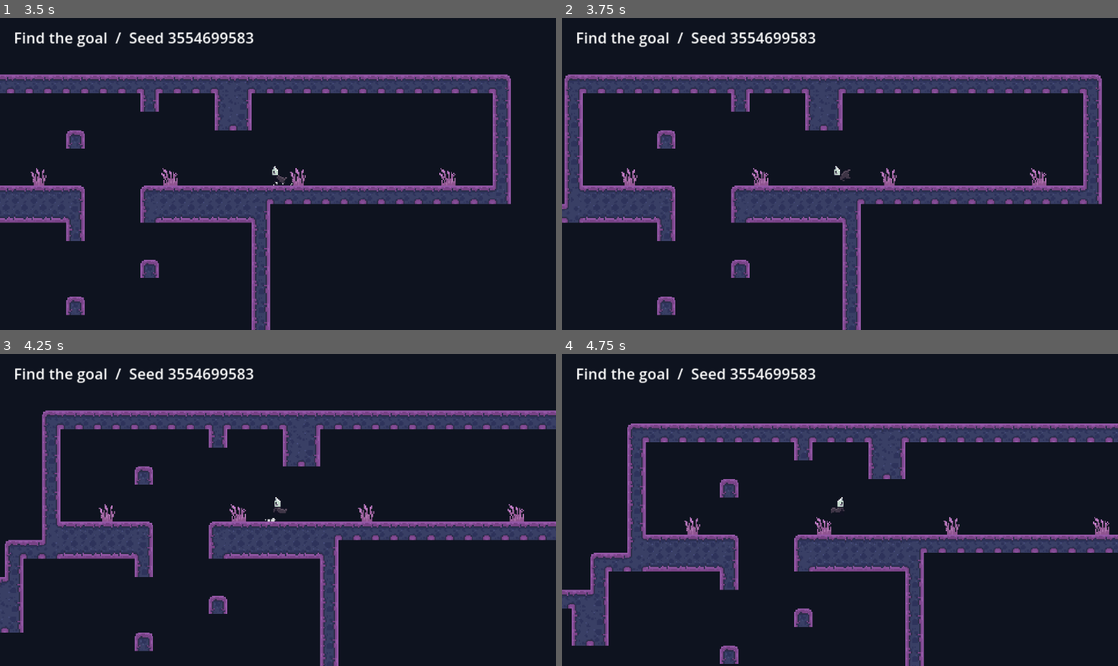
Above: before the commit, frames 1-4 (two rows, left to right).
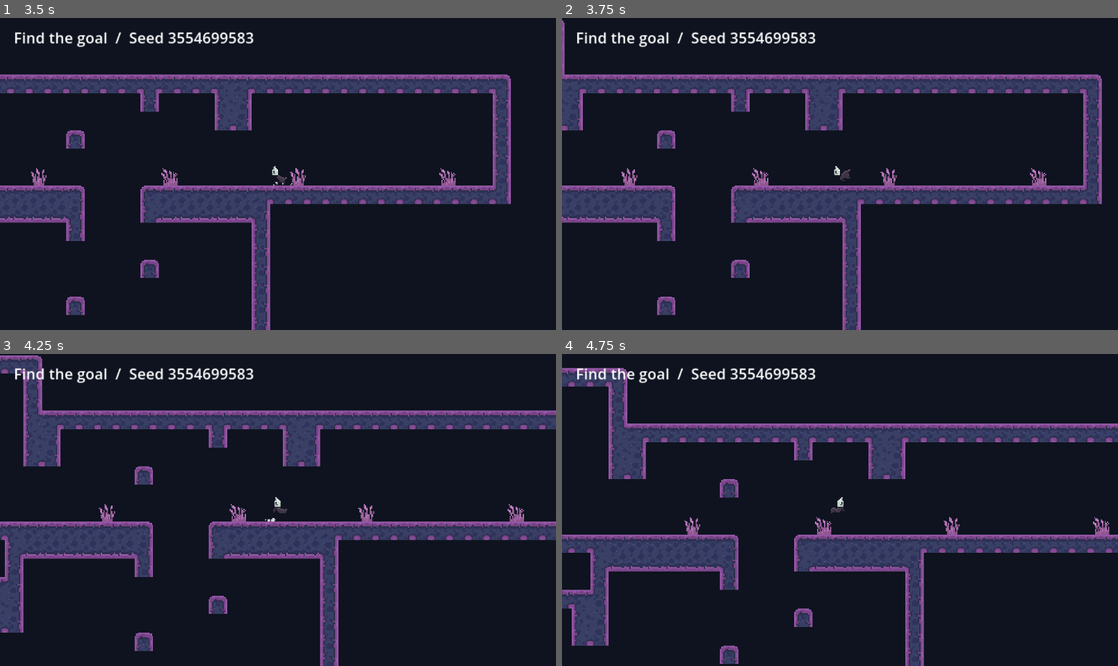
Above: after the commit, the same moments.

Repository: wonsgaddy/relicmink
Game: Godot game, scene res://main.tscn
Same seed, same stepped clock (60 frames per second), same inputs: the game is played once before the commit and once after it.
Inputs:
- Up to frame 1 (3.5 s): tap Enter at 0.5 s; hold D (move_right) 0.53-2.03 s; tap Shift (dash) at 0.6, 2.1 s; tap Space (jump) at 0.77, 1.52, 3.02 s; tap H (test_hit) at 1.35, 2.85 s; hold A (move_left) from 2.03 s (still down)
- Up to frame 2 (3.75 s): keep holding A (move_left); tap Shift (dash) at 3.6 s
- Up to frame 3 (4.25 s): keep holding A (move_left); tap Space (jump) at 3.77 s
- Up to frame 4 (4.75 s): release A (move_left) at 4.28 s; hold D (move_right) from 4.28 s (still down); tap H (test_hit) at 4.35 s; tap Space (jump) at 4.52 s

Frame 1 is identical in both runs. In frame 2, 1.0% of the frame differs, in the area x 0-4%, y 0-66%; in frame 3, 2.9%; in frame 4, 3.3%, in the area x 0-16%, y 4-70%.

Commit message:
Unify corridors and connect doors of different sizes

Diff:
--- a/maps/prefabs.tres
+++ b/maps/prefabs.tres
@@ -5,30 +5,79 @@
 [resource]
 script = ExtResource("1_vb8pc")
 prefabs = Array[Dictionary]([{
+"decoration": PackedInt32Array(3, 8, 1, 0, 0),
+"exits": Array[Dictionary]([{
+"align": "end",
+"anchor": Vector2i(0, 1),
+"decoration": PackedInt32Array(),
+"direction": Vector2i(-1, 0),
+"span": 8,
+"tangent": Vector2i(0, 1),
+"terrain": PackedInt32Array(0, 1, -1, 0, 0, 0, 2, -1, 0, 0, 0, 3, -1, 0, 0, 0, 4, -1, 0, 0, 0, 5, -1, 0, 0, 0, 6, -1, 0, 0, 0, 7, -1, 0, 0, 0, 8, -1, 0, 0)
+}, {
+"align": "center",
+"anchor": Vector2i(12, 6),
+"decoration": PackedInt32Array(),
+"direction": Vector2i(1, 0),
+"span": 3,
+"tangent": Vector2i(0, 1),
+"terrain": PackedInt32Array(12, 6, -1, 0, 0, 12, 7, -1, 0, 0, 12, 8, -1, 0, 0)
+}, {
+"align": "center",
+"anchor": Vector2i(5, 0),
+"decoration": PackedInt32Array(),
+"direction": Vector2i(0, -1),
+"span": 3,
+"tangent": Vector2i(1, 0),
+"terrain": PackedInt32Array(5, 0, -1, 0, 0, 6, 0, -1, 0, 0, 7, 0, -1, 0, 0)
+}, {
+"align": "center",
+"anchor": Vector2i(5, 9),
+"decoration": PackedInt32Array(),
+"direction": Vector2i(0, 1),
+"span": 3,
+"tangent": Vector2i(1, 0),
+"terrain": PackedInt32Array(5, 9, -1, 0, 0, 6, 9, -1, 0, 0, 7, 9, -1, 0, 0)
+}]),
+"id": "crossing",
+"kind": "corridor",
+"role": "normal",
+"size": Vector2i(13, 10),
+"spawn": Vector2i(-1, -1),
+"terrain": PackedInt32Array(0, 0, -1, 0, 0, 1, 0, -1, 0, 0, 2, 0, -1, 0, 0, 3, 0, -1, 0, 0, 4, 0, -1, 0, 0, 8, 0, -1, 0, 0, 9, 0, -1, 0, 0, 10, 0, -1, 0, 0, 11, 0, -1, 0, 0, 12, 0, -1, 0, 0, 12, 1, -1, 0, 0, 5, 2, -1, 0, 0, 12, 2, -1, 0, 0, 12, 3, -1, 0, 0, 7, 4, -1, 0, 0, 12, 4, -1, 0, 0, 12, 5, -1, 0, 0, 5, 6, -1, 0, 0, 0, 9, -1, 0, 0, 1, 9, -1, 0, 0, 2, 9, -1, 0, 0, 3, 9, -1, 0, 0, 4, 9, -1, 0, 0, 8, 9, -1, 0, 0, 9, 9, -1, 0, 0, 10, 9, -1, 0, 0, 11, 9, -1, 0, 0, 12, 9, -1, 0, 0)
+}, {
 "decoration": PackedInt32Array(3, 6, 1, 0, 0, 9, 6, 1, 1, 0),
 "exits": Array[Dictionary]([{
+"align": "center",
 "anchor": Vector2i(0, 4),
 "decoration": PackedInt32Array(1, 6, 1, 0, 0),
 "direction": Vector2i(-1, 0),
 "span": 3,
+"tangent": Vector2i(0, 1),
 "terrain": PackedInt32Array(0, 4, -1, 0, 0, 0, 5, -1, 0, 0, 0, 6, -1, 0, 0)
 }, {
+"align": "center",
 "anchor": Vector2i(12, 4),
 "decoration": PackedInt32Array(),
 "direction": Vector2i(1, 0),
 "span": 3,
+"tangent": Vector2i(0, 1),
 "terrain": PackedInt32Array(12, 4, -1, 0, 0, 12, 5, -1, 0, 0, 12, 6, -1, 0, 0)
 }, {
+"align": "center",
 "anchor": Vector2i(5, 0),
 "decoration": PackedInt32Array(),
 "direction": Vector2i(0, -1),
 "span": 3,
+"tangent": Vector2i(1, 0),
 "terrain": PackedInt32Array(5, 0, -1, 0, 0, 6, 0, -1, 0, 0, 7, 0, -1, 0, 0)
 }, {
+"align": "center",
 "anchor": Vector2i(5, 7),
 "decoration": PackedInt32Array(),
 "direction": Vector2i(0, 1),
 "span": 3,
+"tangent": Vector2i(1, 0),
 "terrain": PackedInt32Array(5, 7, -1, 0, 0, 6, 7, -1, 0, 0, 7, 7, -1, 0, 0)
 }]),
 "id": "goal_bower",
@@ -40,28 +89,36 @@
 }, {
 "decoration": PackedInt32Array(3, 7, 1, 0, 0, 13, 7, 1, 1, 0),
 "exits": Array[Dictionary]([{
+"align": "center",
 "anchor": Vector2i(0, 5),
 "decoration": PackedInt32Array(),
 "direction": Vector2i(-1, 0),
 "span": 3,
+"tangent": Vector2i(0, 1),
 "terrain": PackedInt32Array(0, 5, -1, 0, 0, 0, 6, -1, 0, 0, 0, 7, -1, 0, 0)
 }, {
+"align": "center",
 "anchor": Vector2i(16, 5),
 "decoration": PackedInt32Array(),
 "direction": Vector2i(1, 0),
 "span": 3,
+"tangent": Vector2i(0, 1),
 "terrain": PackedInt32Array(16, 5, -1, 0, 0, 16, 6, -1, 0, 0, 16, 7, -1, 0, 0)
 }, {
+"align": "center",
 "anchor": Vector2i(7, 0),
 "decoration": PackedInt32Array(),
 "direction": Vector2i(0, -1),
 "span": 3,
+"tangent": Vector2i(1, 0),
 "terrain": PackedInt32Array(7, 0, -1, 0, 0, 8, 0, -1, 0, 0, 9, 0, -1, 0, 0)
 }, {
+"align": "center",
 "anchor": Vector2i(7, 8),
 "decoration": PackedInt32Array(),
 "direction": Vector2i(0, 1),
 "span": 3,
+"tangent": Vector2i(1, 0),
 "terrain": PackedInt32Array(7, 8, -1, 0, 0, 8, 8, -1, 0, 0, 9, 8, -1, 0, 0)
 }]),
 "id": "goal_hollow",
@@ -73,28 +130,36 @@
 }, {
 "decoration": PackedInt32Array(3, 5, 1, 0, 0, 10, 5, 1, 1, 0),
 "exits": Array[Dictionary]([{
+"align": "center",
 "anchor": Vector2i(0, 3),
 "decoration": PackedInt32Array(),
 "direction": Vector2i(-1, 0),
 "span": 3,
+"tangent": Vector2i(0, 1),
 "terrain": PackedInt32Array(0, 3, -1, 0, 0, 0, 4, -1, 0, 0, 0, 5, -1, 0, 0)
 }, {
+"align": "center",
 "anchor": Vector2i(13, 3),
 "decoration": PackedInt32Array(),
 "direction": Vector2i(1, 0),
 "span": 3,
+"tangent": Vector2i(0, 1),
 "terrain": PackedInt32Array(13, 3, -1, 0, 0, 13, 4, -1, 0, 0, 13, 5, -1, 0, 0)
 }, {
+"align": "center",
 "anchor": Vector2i(6, 0),
 "decoration": PackedInt32Array(),
 "direction": Vector2i(0, -1),
 "span": 3,
+"tangent": Vector2i(1, 0),
 "terrain": PackedInt32Array(6, 0, -1, 0, 0, 7, 0, -1, 0, 0, 8, 0, -1, 0, 0)
 }, {
+"align": "center",
 "anchor": Vector2i(6, 6),
 "decoration": PackedInt32Array(),
 "direction": Vector2i(0, 1),
 "span": 3,
+"tangent": Vector2i(1, 0),
 "terrain": PackedInt32Array(6, 6, -1, 0, 0, 7, 6, -1, 0, 0, 8, 6, -1, 0, 0)
 }]),
 "id": "grove",
@@ -106,16 +171,20 @@
 }, {
 "decoration": PackedInt32Array(),
 "exits": Array[Dictionary]([{
+"align": "center",
 "anchor": Vector2i(0, 1),
 "decoration": PackedInt32Array(),
 "direction": Vector2i(-1, 0),
 "span": 3,
+"tangent": Vector2i(0, 1),
 "terrain": PackedInt32Array(0, 1, -1, 0, 0, 0, 2, -1, 0, 0, 0, 3, -1, 0, 0)
 }, {
+"align": "center",
 "anchor": Vector2i(3, 1),
 "decoration": PackedInt32Array(),
 "direction": Vector2i(1, 0),
 "span": 3,
+"tangent": Vector2i(0, 1),
 "terrain": PackedInt32Array(3, 1, -1, 0, 0, 3, 2, -1, 0, 0, 3, 3, -1, 0, 0)
 }]),
 "id": "hall_short",
@@ -127,16 +196,20 @@
 }, {
 "decoration": PackedInt32Array(3, 4, 1, 0, 0),
 "exits": Array[Dictionary]([{
+"align": "center",
 "anchor": Vector2i(0, 2),
 "decoration": PackedInt32Array(),
 "direction": Vector2i(-1, 0),
 "span": 3,
+"tangent": Vector2i(0, 1),
 "terrain": PackedInt32Array(0, 2, -1, 0, 0, 0, 3, -1, 0, 0, 0, 4, -1, 0, 0)
 }, {
+"align": "center",
 "anchor": Vector2i(6, 2),
 "decoration": PackedInt32Array(),
 "direction": Vector2i(1, 0),
 "span": 3,
+"tangent": Vector2i(0, 1),
 "terrain": PackedInt32Array(6, 2, -1, 0, 0, 6, 3, -1, 0, 0, 6, 4, -1, 0, 0)
 }]),
 "id": "hall_wide",
@@ -148,28 +221,36 @@
 }, {
 "decoration": PackedInt32Array(3, 7, 1, 0, 0, 14, 7, 1, 1, 0),
 "exits": Array[Dictionary]([{
+"align": "center",
 "anchor": Vector2i(0, 5),
 "decoration": PackedInt32Array(),
 "direction": Vector2i(-1, 0),
 "span": 3,
+"tangent": Vector2i(0, 1),
 "terrain": PackedInt32Array(0, 5, -1, 0, 0, 0, 6, -1, 0, 0, 0, 7, -1, 0, 0)
 }, {
+"align": "center",
 "anchor": Vector2i(17, 5),
 "decoration": PackedInt32Array(),
 "direction": Vector2i(1, 0),
 "span": 3,
+"tangent": Vector2i(0, 1),
 "terrain": PackedInt32Array(17, 5, -1, 0, 0, 17, 6, -1, 0, 0, 17, 7, -1, 0, 0)
 }, {
+"align": "center",
 "anchor": Vector2i(8, 0),
 "decoration": PackedInt32Array(),
 "direction": Vector2i(0, -1),
 "span": 3,
+"tangent": Vector2i(1, 0),
 "terrain": PackedInt32Array(8, 0, -1, 0, 0, 9, 0, -1, 0, 0, 10, 0, -1, 0, 0)
 }, {
+"align": "center",
 "anchor": Vector2i(8, 8),
 "decoration": PackedInt32Array(),
 "direction": Vector2i(0, 1),
 "span": 3,
+"tangent": Vector2i(1, 0),
 "terrain": PackedInt32Array(8, 8, -1, 0, 0, 9, 8, -1, 0, 0, 10, 8, -1, 0, 0)
 }]),
 "id": "hollow",
@@ -181,20 +262,24 @@
 }, {
 "decoration": PackedInt32Array(),
 "exits": Array[Dictionary]([{
+"align": "center",
 "anchor": Vector2i(2, 0),
 "decoration": PackedInt32Array(),
 "direction": Vector2i(0, -1),
 "span": 3,
+"tangent": Vector2i(1, 0),
 "terrain": PackedInt32Array(2, 0, -1, 0, 0, 3, 0, -1, 0, 0, 4, 0, -1, 0, 0)
 }, {
+"align": "center",
 "anchor": Vector2i(2, 3),
 "decoration": PackedInt32Array(),
 "direction": Vector2i(0, 1),
 "span": 3,
+"tangent": Vector2i(1, 0),
 "terrain": PackedInt32Array(2, 3, -1, 0, 0, 3, 3, -1, 0, 0, 4, 3, -1, 0, 0)
 }]),
 "id": "shaft_short",
-"kind": "shaft",
+"kind": "corridor",
 "role": "normal",
 "size": Vector2i(7, 4),
 "spawn": Vector2i(-1, -1),
@@ -202,20 +287,24 @@
 }, {
 "decoration": PackedInt32Array(),
 "exits": Array[Dictionary]([{
+"align": "center",
 "anchor": Vector2i(2, 0),
 "decoration": PackedInt32Array(),
 "direction": Vector2i(0, -1),
 "span": 3,
+"tangent": Vector2i(1, 0),
 "terrain": PackedInt32Array(2, 0, -1, 0, 0, 3, 0, -1, 0, 0, 4, 0, -1, 0, 0)
 }, {
+"align": "center",
 "anchor": Vector2i(2, 5),
 "decoration": PackedInt32Array(),
 "direction": Vector2i(0, 1),
 "span": 3,
+"tangent": Vector2i(1, 0),
 "terrain": PackedInt32Array(2, 5, -1, 0, 0, 3, 5, -1, 0, 0, 4, 5, -1, 0, 0)
 }]),
 "id": "shaft_stepped",
-"kind": "shaft",
+"kind": "corridor",
 "role": "normal",
 "size": Vector2i(7, 6),
 "spawn": Vector2i(-1, -1),
@@ -223,22 +312,28 @@
 }, {
 "decoration": PackedInt32Array(3, 6, 1, 0, 0, 15, 6, 1, 1, 0),
 "exits": Array[Dictionary]([{
+"align": "center",
 "anchor": Vector2i(0, 4),
 "decoration": PackedInt32Array(),
 "direction": Vector2i(-1, 0),
 "span": 3,
+"tangent": Vector2i(0, 1),
 "terrain": PackedInt32Array(0, 4, -1, 0, 0, 0, 5, -1, 0, 0, 0, 6, -1, 0, 0)
 }, {
+"align": "center",
 "anchor": Vector2i(18, 4),
 "decoration": PackedInt32Array(),
 "direction": Vector2i(1, 0),
 "span": 3,
+"tangent": Vector2i(0, 1),
 "terrain": PackedInt32Array(18, 4, -1, 0, 0, 18, 5, -1, 0, 0, 18, 6, -1, 0, 0)
 }, {
+"align": "center",
 "anchor": Vector2i(8, 0),
 "decoration": PackedInt32Array(),
 "direction": Vector2i(0, -1),
 "span": 3,
+"tangent": Vector2i(1, 0),
 "terrain": PackedInt32Array(8, 0, -1, 0, 0, 9, 0, -1, 0, 0, 10, 0, -1, 0, 0)
 }]),
 "id": "start_clearing",
@@ -250,16 +345,20 @@
 }, {
 "decoration": PackedInt32Array(3, 5, 1, 0, 0, 11, 5, 1, 1, 0),
 "exits": Array[Dictionary]([{
+"align": "center",
 "anchor": Vector2i(0, 3),
 "decoration": PackedInt32Array(),
 "direction": Vector2i(-1, 0),
 "span": 3,
+"tangent": Vector2i(0, 1),
 "terrain": PackedInt32Array(0, 3, -1, 0, 0, 0, 4, -1, 0, 0, 0, 5, -1, 0, 0)
 }, {
+"align": "center",
 "anchor": Vector2i(14, 3),
 "decoration": PackedInt32Array(),
 "direction": Vector2i(1, 0),
 "span": 3,
+"tangent": Vector2i(0, 1),
 "terrain": PackedInt32Array(14, 3, -1, 0, 0, 14, 4, -1, 0, 0, 14, 5, -1, 0, 0)
 }]),
 "id": "start_grove",
@@ -271,28 +370,36 @@
 }, {
 "decoration": PackedInt32Array(3, 6, 1, 0, 0, 7, 6, 1, 1, 0),
 "exits": Array[Dictionary]([{
+"align": "center",
 "anchor": Vector2i(0, 4),
 "decoration": PackedInt32Array(),
 "direction": Vector2i(-1, 0),
 "span": 3,
+"tangent": Vector2i(0, 1),
 "terrain": PackedInt32Array(0, 4, -1, 0, 0, 0, 5, -1, 0, 0, 0, 6, -1, 0, 0)
 }, {
+"align": "center",
 "anchor": Vector2i(10, 4),
 "decoration": PackedInt32Array(),
 "direction": Vector2i(1, 0),
 "span": 3,
+"tangent": Vector2i(0, 1),
 "terrain": PackedInt32Array(10, 4, -1, 0, 0, 10, 5, -1, 0, 0, 10, 6, -1, 0, 0)
 }, {
+"align": "center",
 "anchor": Vector2i(4, 0),
 "decoration": PackedInt32Array(),
 "direction": Vector2i(0, -1),
 "span": 3,
+"tangent": Vector2i(1, 0),
 "terrain": PackedInt32Array(4, 0, -1, 0, 0, 5, 0, -1, 0, 0, 6, 0, -1, 0, 0)
 }, {
+"align": "center",
 "anchor": Vector2i(4, 7),
 "decoration": PackedInt32Array(),
 "direction": Vector2i(0, 1),
 "span": 3,
+"tangent": Vector2i(1, 0),
 "terrain": PackedInt32Array(4, 7, -1, 0, 0, 5, 7, -1, 0, 0, 6, 7, -1, 0, 0)
 }]),
 "id": "terrace",
--- /dev/null
+++ b/maps/prefabs/crossing.json
@@ -0,0 +1,73 @@
+{
+  "id": "crossing",
+  "kind": "corridor",
+  "size": [13, 10],
+  "terrain": [
+    [0, 0, "grass"],
+    [1, 0, "grass"],
+    [2, 0, "grass"],
+    [3, 0, "grass"],
+    [4, 0, "grass"],
+    [8, 0, "grass"],
+    [9, 0, "grass"],
+    [10, 0, "grass"],
+    [11, 0, "grass"],
+    [12, 0, "grass"],
+    [12, 1, "grass"],
+    [5, 2, "grass"],
+    [12, 2, "grass"],
+    [12, 3, "grass"],
+    [7, 4, "grass"],
+    [12, 4, "grass"],
+    [12, 5, "grass"],
+    [5, 6, "grass"],
+    [0, 9, "grass"],
+    [1, 9, "grass"],
+    [2, 9, "grass"],
+    [3, 9, "grass"],
+    [4, 9, "grass"],
+    [8, 9, "grass"],
+    [9, 9, "grass"],
+    [10, 9, "grass"],
+    [11, 9, "grass"],
+    [12, 9, "grass"]
+  ],
+  "decoration": [
+    [3, 8, "grass_deco.tuft"]
+  ],
+  "exits": [
+    {
+      "side": "left",
+      "offset": 1,
+      "span": 8,
+      "align": "end",
+      "cap": {
+        "terrain": "grass"
+      }
+    },
+    {
+      "side": "right",
+      "offset": 6,
+      "span": 3,
+      "cap": {
+        "terrain": "grass"
+      }
+    },
+    {
+      "side": "up",
+      "offset": 5,
+      "span": 3,
+      "cap": {
+        "terrain": "grass"
+      }
+    },
+    {
+      "side": "down",
+      "offset": 5,
+      "span": 3,
+      "cap": {
+        "terrain": "grass"
+      }
+    }
+  ]
+}
--- a/maps/prefabs/shaft_short.json
+++ b/maps/prefabs/shaft_short.json
@@ -1,6 +1,6 @@
 {
   "id": "shaft_short",
-  "kind": "shaft",
+  "kind": "corridor",
   "size": [7, 4],
   "terrain": [
     [0, 0, "grass"],
--- a/maps/prefabs/shaft_stepped.json
+++ b/maps/prefabs/shaft_stepped.json
@@ -1,6 +1,6 @@
 {
   "id": "shaft_stepped",
-  "kind": "shaft",
+  "kind": "corridor",
   "size": [7, 6],
   "terrain": [
     [0, 0, "grass"],
--- a/scripts/main.gd
+++ b/scripts/main.gd
@@ -37,10 +37,15 @@
 		_collect_tiles(terrain_cells, origin, prefab.terrain)
 		_place_decoration(origin, prefab.decoration)
 		for index in prefab.exits.size():
+			var door: Dictionary = prefab.exits[index]
 			if not placed.joined.has(index):
-				var cap: Dictionary = prefab.exits[index]
-				_collect_tiles(terrain_cells, origin, cap.terrain)
-				_place_decoration(origin, cap.decoration)
+				_collect_tiles(terrain_cells, origin, door.terrain)
+				_place_decoration(origin, door.decoration)
+			else:
+				var opening: Vector2i = placed.openings[index]
+				if opening.y < door.span:
+					var open_cells := Rect2i(door.anchor + door.tangent * opening.x, Vector2i.ONE + door.tangent * (opening.y - 1))
+					_collect_tiles(terrain_cells, origin, door.terrain, open_cells)
 
 	_apply_terrain(terrain_cells)
 
@@ -66,10 +71,12 @@
 		status.text = "Goal reached  /  Seed %d" % active_seed
 
 
-func _collect_tiles(cells: Dictionary[Vector2i, Vector3i], origin: Vector2i, tiles: PackedInt32Array) -> void:
+func _collect_tiles(cells: Dictionary[Vector2i, Vector3i], origin: Vector2i, tiles: PackedInt32Array, open_cells := Rect2i()) -> void:
 	for index in range(0, tiles.size(), 5):
-		var cell := origin + Vector2i(tiles[index], tiles[index + 1])
-		cells[cell] = Vector3i(tiles[index + 2], tiles[index + 3], tiles[index + 4])
+		var cell := Vector2i(tiles[index], tiles[index + 1])
+		if open_cells.has_point(cell):
+			continue
+		cells[origin + cell] = Vector3i(tiles[index + 2], tiles[index + 3], tiles[index + 4])
 
 
 func _place_decoration(origin: Vector2i, tiles: PackedInt32Array) -> void:
--- a/scripts/map_layout.gd
+++ b/scripts/map_layout.gd
@@ -5,7 +5,7 @@
 
 var _rng := RandomNumberGenerator.new()
 var _rooms: Dictionary = {"start": [], "normal": [], "goal": []}
-var _connectors: Dictionary = {"corridor": [], "shaft": []}
+var _corridors: Array[Dictionary] = []
 var placements: Array[Dictionary] = []
 var goal_index := -1
 
@@ -17,12 +17,12 @@
 		return false
 	_rng.seed = seed_value
 	_rooms = {"start": [], "normal": [], "goal": []}
-	_connectors = {"corridor": [], "shaft": []}
+	_corridors.clear()
 	for prefab in prefabs:
 		if prefab.kind == "room":
 			_rooms[prefab.role].append(prefab)
 		else:
-			_connectors[prefab.kind].append(prefab)
+			_corridors.append(prefab)
 	if _rooms.start.is_empty() or _rooms.normal.is_empty() or _rooms.goal.is_empty():
 		return false
 
@@ -52,9 +52,10 @@
 		tail = _extend([tail], role)
 		if tail == -1:
 			return false
-		if role == "normal":
-			branch_roots.append(tail)
 	goal_index = tail
+	for index in range(1, placements.size()):
+		if index != goal_index:
+			branch_roots.append(index)
 
 	for depth in branch_sizes:
 		var branch_tail := _extend(branch_roots, "normal")
@@ -84,7 +85,7 @@
 		if not direct.is_empty():
 			var room := placements.size()
 			placements.append(direct.placement)
-			_join(from, Vector2i(room, direct.exit))
+			_join(from, Vector2i(room, direct.exit), direct.opening)
 			return room
 		if not use_connector:
 			var connected := _via_connector(from, _rooms[role])
@@ -94,20 +95,25 @@
 
 
 func _via_connector(from: Vector2i, rooms: Array) -> int:
-	var direction: Vector2i = placements[from.x].prefab.exits[from.y].direction
-	var kind := "corridor" if direction.x != 0 else "shaft"
-	var options := _fits(from, _connectors[kind])
+	var options := _fits(from, _corridors)
 	while not options.is_empty():
 		var connector: Dictionary = options.pop_at(_rng.randi_range(0, options.size() - 1))
 		var connector_index := placements.size()
 		placements.append(connector.placement)
-		var far_end := Vector2i(connector_index, 1 - int(connector.exit))
-		var room := _choose_fit(far_end, rooms)
-		if not room.is_empty():
+		var exits: Array[int] = []
+		for index in connector.placement.prefab.exits.size():
+			if index != connector.exit:
+				exits.append(index)
+		while not exits.is_empty():
+			var index: int = exits.pop_at(_rng.randi_range(0, exits.size() - 1))
+			var far_end := Vector2i(connector_index, index)
+			var room := _choose_fit(far_end, rooms)
+			if room.is_empty():
+				continue
 			var room_index := placements.size()
 			placements.append(room.placement)
-			_join(from, Vector2i(connector_index, connector.exit))
-			_join(far_end, Vector2i(room_index, room.exit))
+			_join(from, Vector2i(connector_index, connector.exit), connector.opening)
+			_join(far_end, Vector2i(room_index, room.exit), room.opening)
 			return room_index
 		placements.pop_back()
 	return -1
@@ -128,9 +134,12 @@
 	for prefab in candidates:
 		for index in prefab.exits.size():
 			var entrance: Dictionary = prefab.exits[index]
-			if entrance.direction != -exit.direction or entrance.span != exit.span:
+			if entrance.direction != -exit.direction:
 				continue
-			var origin: Vector2i = entrance_cell - entrance.anchor
+			var span := mini(exit.span, entrance.span)
+			var start := _opening_start(exit, span)
+			var end := _opening_start(entrance, span)
+			var origin: Vector2i = entrance_cell - entrance.anchor + exit.tangent * (start - end)
 			var bounds := Rect2i(origin, prefab.size)
 			var overlaps := false
 			for placed in placements:
@@ -138,14 +147,31 @@
 					overlaps = true
 					break
 			if not overlaps:
-				fits.append({"placement": _placement(prefab, origin), "exit": index})
+				fits.append({
+					"placement": _placement(prefab, origin),
+					"exit": index,
+					"opening": Vector3i(start, end, span),
+				})
 	return fits
 
 
-func _placement(prefab: Dictionary, origin: Vector2i) -> Dictionary:
-	return {"prefab": prefab, "origin": origin, "joined": {}}
+func _opening_start(door: Dictionary, span: int) -> int:
+	var excess: int = door.span - span
+	match door.align:
+		"start":
+			return 0
+		"end":
+			return excess
+		_:
+			return floori(excess / 2.0)
 
 
-func _join(a: Vector2i, b: Vector2i) -> void:
+func _placement(prefab: Dictionary, origin: Vector2i) -> Dictionary:
+	return {"prefab": prefab, "origin": origin, "joined": {}, "openings": {}}
+
+
+func _join(a: Vector2i, b: Vector2i, opening: Vector3i) -> void:
 	placements[a.x].joined[a.y] = b
 	placements[b.x].joined[b.y] = a
+	placements[a.x].openings[a.y] = Vector2i(opening.x, opening.z)
+	placements[b.x].openings[b.y] = Vector2i(opening.y, opening.z)
--- a/tools/import_prefabs.gd
+++ b/tools/import_prefabs.gd
@@ -131,7 +131,7 @@
 	var kind: Variant = data.get("kind")
 	var role: Variant = data.get("role", "normal")
 	var size := _pair(data.get("size"))
-	if not id is String or id.is_empty() or kind not in ["room", "corridor", "shaft"] or size.x <= 0 or size.y <= 0:
+	if not id is String or id.is_empty() or kind not in ["room", "corridor"] or size.x <= 0 or size.y <= 0:
 		problem = "Set a unique id, a valid kind and a positive size [width, height]."
 		return {}
 	if role not in ["start", "normal", "goal"] or (kind != "room" and role != "normal"):
@@ -147,19 +147,17 @@
 	if not problem.is_empty():
 		return {}
 	var raw_exits: Variant = data.get("exits")
-	if not raw_exits is Array or raw_exits.is_empty() or (kind != "room" and raw_exits.size() != 2):
-		problem = "Rooms need at least one exit. Connectors need exactly two."
+	if not raw_exits is Array or raw_exits.is_empty() or (kind == "corridor" and raw_exits.size() < 2):
+		problem = "Rooms need at least one exit. Corridors need at least two."
 		return {}
 
 	var exits: Array[Dictionary] = []
+	var door_cells: Dictionary[Vector2i, bool] = {}
 	for door in raw_exits:
 		if not door is Dictionary or not SIDES.has(door.get("side")) or not _is_integer(door.get("offset")) or not _is_integer(door.get("span")):
 			problem = "Each exit needs a side, integer offset and integer span."
 			return {}
 		var direction: Vector2i = SIDES[door.side]
-		if (kind == "corridor" and direction.x == 0) or (kind == "shaft" and direction.y == 0):
-			problem = "Corridors use left and right exits. Shafts use up and down exits."
-			return {}
 		var offset := int(door.offset)
 		var span := int(door.span)
 		var wall_length := size.y if direction.x != 0 else size.x
@@ -172,17 +170,45 @@
 		elif direction == Vector2i.DOWN:
 			anchor.y = size.y - 1
 		var raw_cap: Variant = door.get("cap")
-		if not raw_cap is Dictionary or not raw_cap.get("terrain") is Array or raw_cap.terrain.is_empty():
-			problem = "Each exit needs cap.terrain tiles."
-			return {}
-		var cap_terrain := _compile_layer(raw_cap.terrain, size, true)
+		var align: Variant = door.get("align", "center")
+		if align not in ["start", "center", "end"]:
+			problem = "Exit align must be start, center or end."
+			return {}
+		var tangent := Vector2i.DOWN if direction.x != 0 else Vector2i.RIGHT
+		if not raw_cap is Dictionary or not (raw_cap.get("terrain") is Array or raw_cap.get("terrain") is String):
+			problem = "Set cap.terrain to a tile name or a tile list."
+			return {}
+		var cap_entries: Array = []
+		if raw_cap.terrain is String:
+			for index in span:
+				var cell := anchor + tangent * index
+				cap_entries.append([cell.x, cell.y, raw_cap.terrain])
+		else:
+			cap_entries = raw_cap.terrain
+		var cap_terrain := _compile_layer(cap_entries, size, true)
 		var cap_decoration := _compile_layer(raw_cap.get("decoration", []), size, false)
 		if not problem.is_empty():
 			return {}
-		exits.append({"direction": direction, "anchor": anchor, "span": span, "terrain": cap_terrain, "decoration": cap_decoration})
-	if kind != "room" and exits[0].direction != -exits[1].direction:
-		problem = "Connector exits must face opposite directions."
-		return {}
+		var covered: Dictionary[Vector2i, bool] = {}
+		for index in range(0, cap_terrain.size(), 5):
+			covered[Vector2i(cap_terrain[index], cap_terrain[index + 1])] = true
+		for index in span:
+			var cell := anchor + tangent * index
+			if not covered.has(cell):
+				problem = "The %s exit cap is missing tile %s." % [door.side, cell]
+				return {}
+			if door_cells.has(cell):
+				problem = "Two exit openings share cell %s." % cell
+				return {}
+			door_cells[cell] = true
+		if covered.size() != span:
+			problem = "Cap terrain must stay within the %s exit opening." % door.side
+			return {}
+		exits.append({
+			"direction": direction, "anchor": anchor, "tangent": tangent, "span": span,
+			"align": align, "terrain": cap_terrain, "decoration": cap_decoration,
+		})
+
 	return {"id": id, "kind": kind, "role": role, "size": size, "spawn": spawn, "terrain": terrain, "decoration": decoration, "exits": exits}
 
 
Not shown, changed: docs/prefab-json.md
